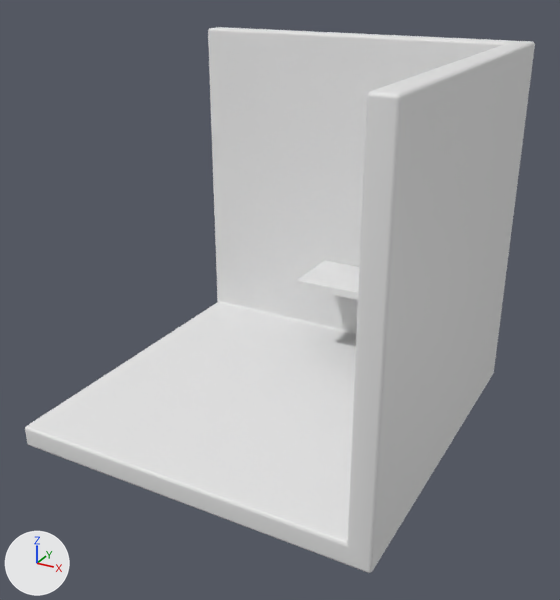
Before and after pictures for a commit that changed the Blender file Blender/FreeCodeCamp.blend.
One viewpoint serves both versions: a 50 mm lens placed at (2.08, -3.58, 2.57), pointed at (0.13, -0.04, 0.8). Lighting does not change. The marker at lower left points along +X, +Y and +Z. The first picture is the older version.
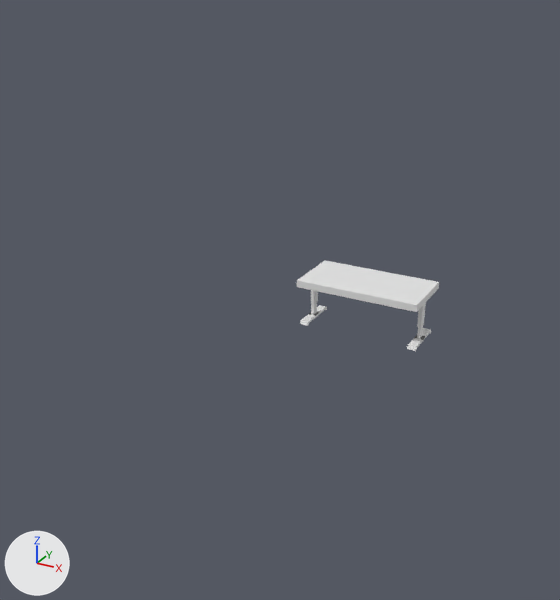
The change, as JSON lines over the scene's bpy script:
```json
{"op": "add", "block": "me_plane_004", "code": ["me_plane_004 = bpy.data.meshes.new('Plane.004')", "me_plane_004.from_pydata(...)  # 35 vertices, 26 faces; spans x -0.028..0.028, y -0.152..0.028, z -0.281..-0.257"]}
{"op": "add", "block": "me_plane_003", "code": ["me_plane_003 = bpy.data.meshes.new('Plane.003')", "me_plane_003.from_pydata([(-0.013, -0.028, 0.007), (0.013, -0.028, 0.007), (-0.013, 0.028, 0.007), (0.013, 0.028, 0.007), (-0.009, 0.024, -0.174), (-0.009, -0.024, -0.174), (0.009, -0.024, -0.174), (0.009, 0.024, -0.174), (-0.013, 0.028, -0.174), (-0.013, -0.028, -0.174), (0.013, -0.028, -0.174), (0.013, 0.028, -0.174), (-0.009, 0.024, -0.267), (-0.009, -0.024, -0.267), (0.009, -0.024, -0.267), (0.009, 0.024, -0.267)], [], [(0, 2, 3, 1), (1, 3, 11, 10), (2, 0, 9, 8), (3, 2, 8, 11), (0, 1, 10, 9), (7, 4, 12, 15), (5, 4, 8, 9), (6, 5, 9, 10), (7, 6, 10, 11), (4, 7, 11, 8), (12, 13, 14, 15), (5, 6, 14, 13), (6, 7, 15, 14), (4, 5, 13, 12)])"]}
{"op": "add", "block": "ob_cube", "code": "ob_cube.hide_set(True)"}
{"op": "add", "block": "ob_plane_001", "code": ["ob_plane_001 = bpy.data.objects.new('Plane.001', me_plane_004)", "ob_plane_001.location = (0.706, 0.779, 0.601)", "_m = ob_plane_001.modifiers.new('Mirror', 'MIRROR')", "_m.use_axis = (False, True, False)", "_m.use_clip = True", "_m = ob_plane_001.modifiers.new('Mirror.001', 'MIRROR')", "_m.mirror_object = ob_cube_001"]}
{"op": "add", "block": "ob_plane", "code": ["ob_plane = bpy.data.objects.new('Plane', me_plane_003)", "ob_plane.location = (0.706, 0.779, 0.601)", "_m = ob_plane.modifiers.new('Mirror', 'MIRROR')", "_m.mirror_object = ob_cube_001"]}
```

Where the change shows, as pixel boxes (x1, y1, x2, y2) in the pictures (560 x 600 px):
```json
{"object": "Cube", "change": "hidden", "before": [25, 27, 535, 573]}
{"object": "Plane.001", "change": "added", "after": [300, 305, 431, 351]}
{"object": "Plane", "change": "added", "after": [311, 290, 426, 339]}
```
